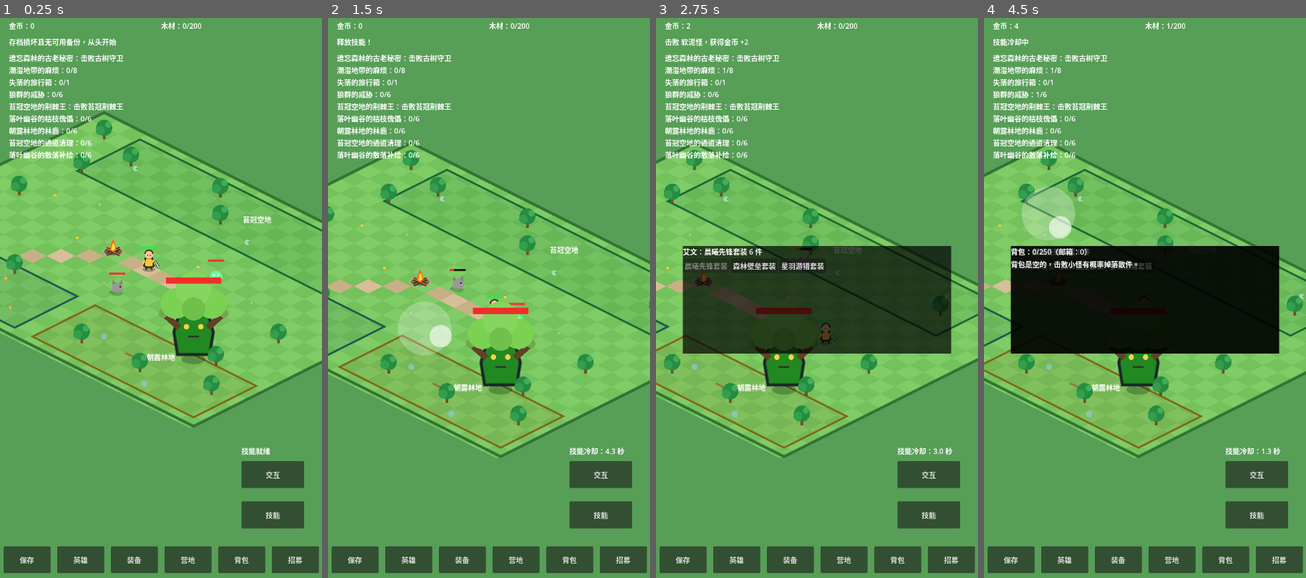
Above: before the commit, frames 1-4 (left to right).
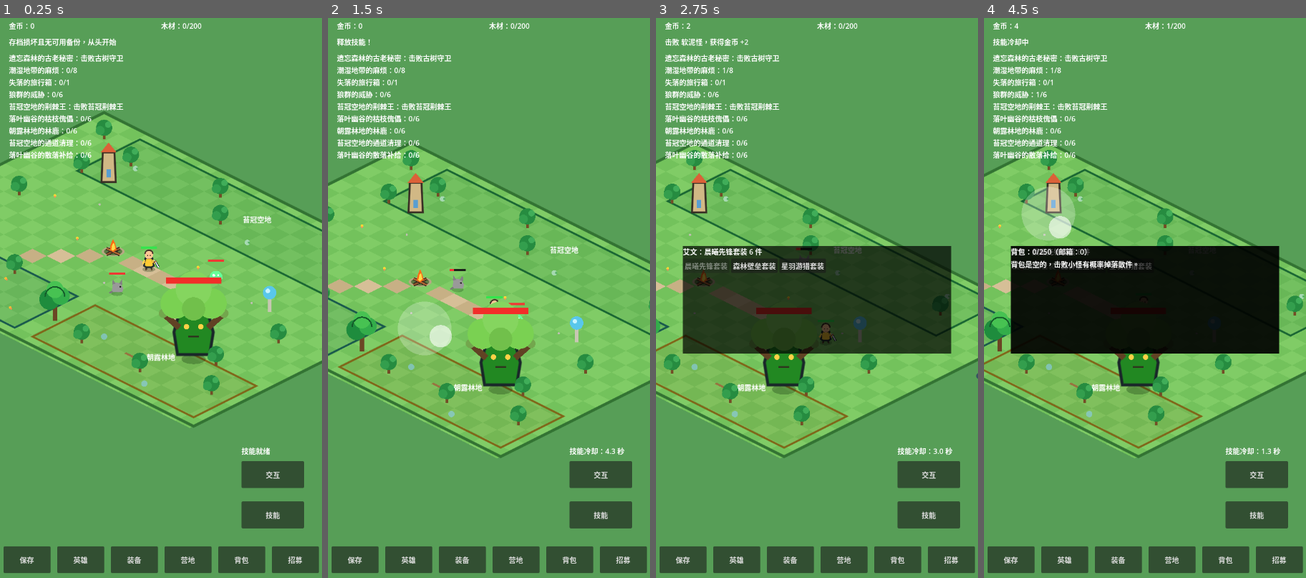
Above: after the commit, the same moments.

Repository: oneyi53/game
Game: Godot game, scene res://scenes/main.tscn
Two runs of this game, one before a commit and one after it. Both use one fixed random seed, a clock stepped at 60 frames per second and the inputs below.
Inputs (mouse positions are in pixels of both pictures, inside the frame that each line leads up to):
- Up to frame 1 (0.25 s): no input
- Up to frame 2 (1.5 s): tap Enter at 0.5 s; move the mouse to (559, 270) at 0.52 s; hold Right (ui_right) 0.53-1.25 s; tap E at 0.6 s; click (559, 270) at 0.67 s; tap Space at 0.77 s; drag from (424, 326) to (598, 410) at 1.27 s
- Up to frame 3 (2.75 s): move the mouse to (849, 174) at 2.02 s; hold Right (ui_right) from 2.03 s (still down); tap Q at 2.1 s
- Up to frame 4 (4.5 s): release Right (ui_right) at 2.75 s; drag from (1128, 415) to (1048, 214) at 2.77 s; move the mouse to (1241, 387) at 3.52 s; hold Left (ui_left) 3.53-4.25 s; tap B at 3.6 s; tap Space at 3.77 s; drag from (1048, 214) to (1222, 410) at 4.27 s

The runs differ from the first frame. In frame 1, 0.8% of the frame differs, in the area x 12-86%, y 22-55%; in frame 2, 0.8%; in frame 3, 0.4%; in frame 4, 0.7%.

Commit message:
art: place three fixed map landmarks

Diff:
--- a/scripts/core/map.gd
+++ b/scripts/core/map.gd
@@ -5,6 +5,7 @@
 # remain in the original 1600x1200 logical coordinate system.
 const WorldProjectionScript = preload("res://scripts/core/world_projection.gd")
 const TREE_VISUAL_SCRIPT = preload("res://scripts/core/tree_visual.gd")
+const LANDMARK_VISUAL_SCRIPT = preload("res://scripts/core/landmark_visual.gd")
 
 const MAP_WIDTH: int = 1600
 const MAP_HEIGHT: int = 1200
@@ -25,6 +26,18 @@
         tree.set_script(TREE_VISUAL_SCRIPT)
         tree.position = tree_pos
         add_child(tree)
+    # Three fixed landmarks add orientation without filling the walking lanes.
+    var landmark_specs: Array = [
+        {"kind": "tower", "position": Vector2(320.0, 300.0)},
+        {"kind": "fountain", "position": Vector2(1260.0, 520.0)},
+        {"kind": "tree_cluster", "position": Vector2(820.0, 1040.0)}
+    ]
+    for spec in landmark_specs:
+        var landmark := Node2D.new()
+        landmark.set_script(LANDMARK_VISUAL_SCRIPT)
+        landmark.position = spec["position"]
+        add_child(landmark)
+        landmark.setup(str(spec["kind"]))
 
 func _project(point: Vector2) -> Vector2:
     return WorldProjectionScript.world_to_screen(point)
